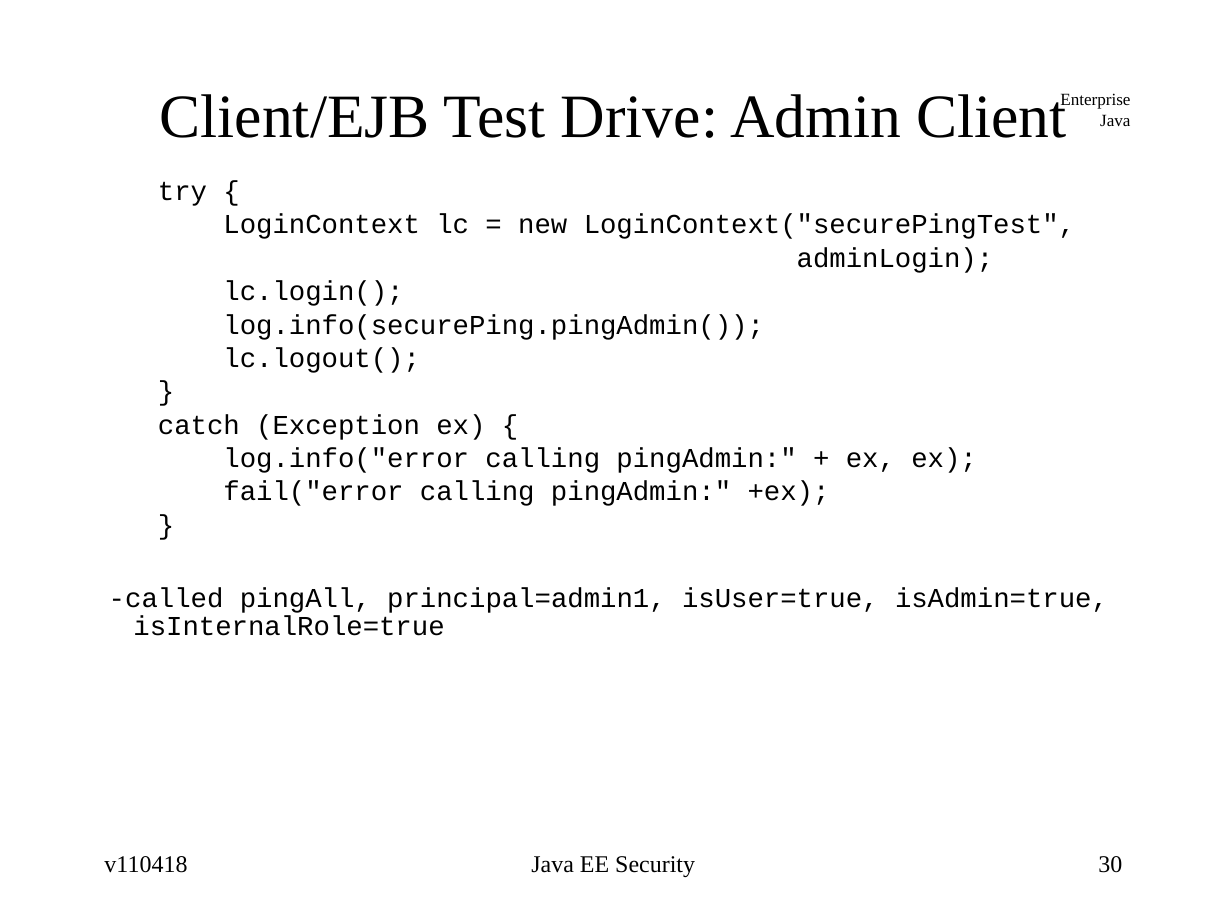
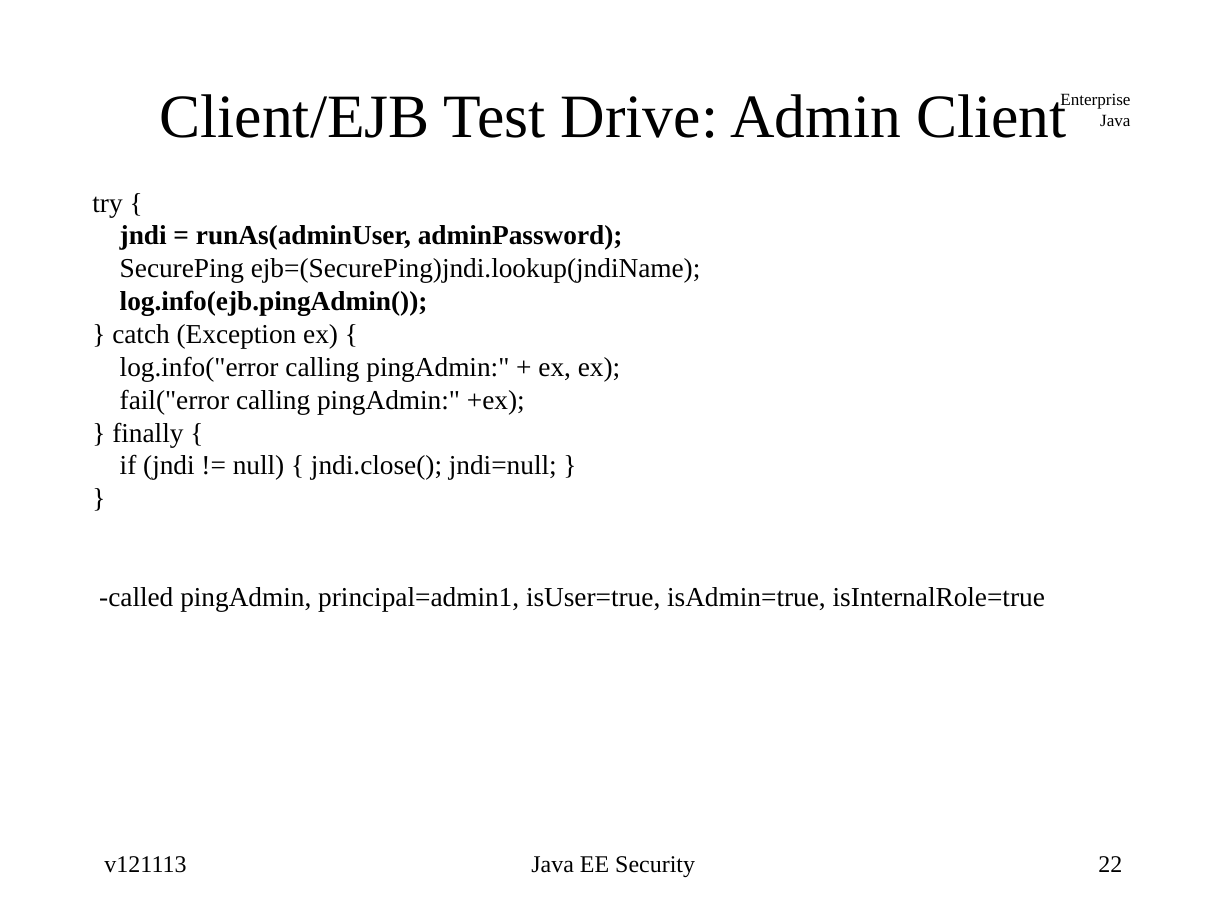
Before and after one commit to jcstaff/ejava-javaee, a slide deck: slide 22 of securePing/src/site/resources/lectures/javaeeSecurity.ppt (slide 30 before the commit). Drawn at 1232x924 pixels with LibreOffice and Linux fonts; fonts in the diff are those of the drawing. Boxes give left, top, right and bottom in pixels: in the first picture for what was removed or moved away, otherwise in the second. Text is boxed around its words. In the diff, an @@ line names an element or a change of style, - is before the commit and + after.

```diff
--- a/securePing/src/site/resources/lectures/javaeeSecurity.ppt
+++ b/securePing/src/site/resources/lectures/javaeeSecurity.ppt
@@ text at (x1=92, y1=196, x2=620, y2=414): font Courier New to Times New Roman in "try {", "log.info("error calling pingAdmin:" + ex, ex);", "fail("error calling pingAdmin:" +ex);", "}"; indent changed; line spacing 0.6 to 1; less space between paragraphs @@
@@ text at (x1=112, y1=225, x2=701, y2=348): text changed; font Courier New to Times New Roman @@
-LoginContext lc = new LoginContext("securePingTest",
-adminLogin);
-lc.login();
-log.info(securePing.pingAdmin());
-lc.logout();
-}
-catch (Exception ex) {
+jndi = runAs(adminUser, adminPassword);
+SecurePing ejb=(SecurePing)jndi.lookup(jndiName);
+log.info(ejb.pingAdmin());
+} catch (Exception ex) {
@@ text at (x1=112, y1=422, x2=557, y2=479): paragraphs added @@
+} finally {
+if (jndi != null) { jndi.close(); jndi=null; }
@@ text at (x1=99, y1=587, x2=1045, y2=611): text changed; font Courier New to Times New Roman @@
--called pingAll, principal=admin1, isUser=true, isAdmin=true, isInternalRole=true
+-called pingAdmin, principal=admin1, isUser=true, isAdmin=true, isInternalRole=true
@@ text at (x1=104, y1=856, x2=186, y2=873): text changed @@
-v110418
+v121113
@@ page number at (x1=1098, y1=856, x2=1122, y2=872): text changed @@
-30
+22
```
Also in this commit, not shown: 32 other slides changed, 6 slides added, 14 slides removed.
